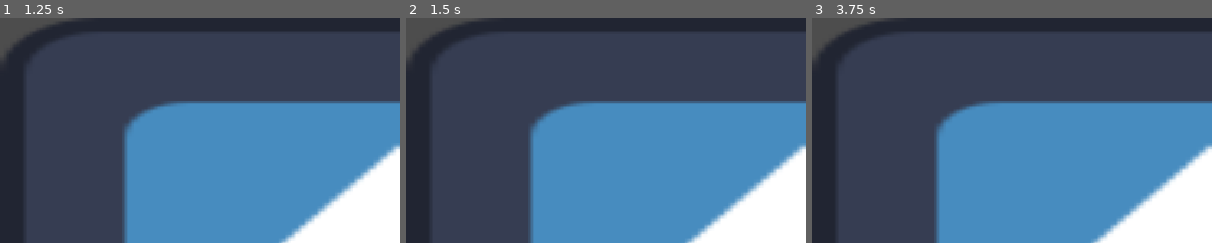
Above: before the commit, frames 1-3 (left to right).
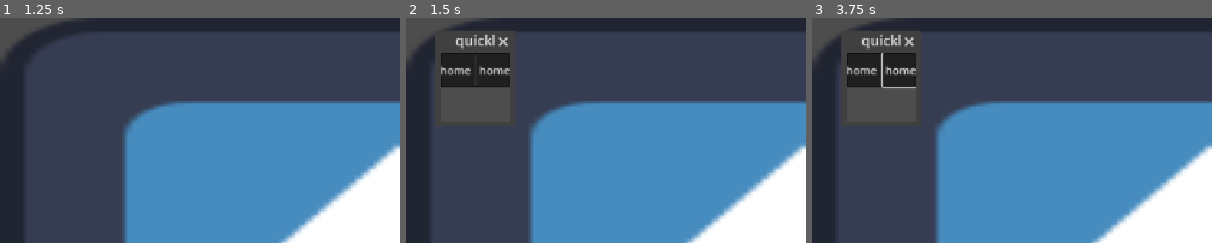
Above: after the commit, the same moments.

Repository: TotsllyRandom/employ-os
Game: Godot game, scene res://scenes/desktop.tscn
Same seed, same stepped clock (60 frames per second), same inputs: the game is played once before the commit and once after it. The engine's default icon, where the game draws it, is replaced by a stand-in: a white triangle on a blue panel in a dark square.
Inputs (mouse positions are % of the whole screen's width and height, from its top left):
- Up to frame 1 (1.25 s): tap Enter at 0.5 s; move the mouse to (72, 45) at 0.52 s; hold Right from 0.53 s (still down); tap Alt at 0.6 s; click (72, 45) at 0.67 s
- Up to frame 2 (1.5 s): tap Space (Make Window Debug, bound only after the commit) at 1.25 s; move the mouse to (30, 55) at 1.27 s; release Right at 1.28 s; hold Down from 1.28 s (still down); tap Shift at 1.35 s
- Up to frame 3 (3.75 s): release Down at 2 s; click (6, 12) at 2 s, where only the run after the commit has a clickable "home"; click (11, 12) at 2.75 s, where only the run after the commit has a clickable "home"; tap Enter at 3.5 s; move the mouse to (60, 28) at 3.52 s; hold Right from 3.53 s (still down); tap Alt at 3.6 s
The pictures show only the part of the screen within x 0-50%, y 0-50%; the shares and areas given below are measured in that part.

Frame 1 is identical in both runs. In frame 2, 3.5% of the frame differs, in the area x 7-26%, y 5-31%; in frame 3, 3.5%, in the area x 7-26%, y 5-32%.

Commit message:
Basic window structure

Diff:
--- a/project.godot
+++ b/project.godot
@@ -19,6 +19,7 @@
 
 Settings="*res://scripts/Globals/Settings.gd"
 GameTime="*res://scripts/Globals/Time.gd"
+Applicatons="*uid://cf82ilfv43iyt"
 
 [display]
 
@@ -38,6 +39,14 @@
 
 theme/custom="uid://cjrt0rpauo24a"
 
+[input]
+
+"Make Window Debug"={
+"deadzone": 0.2,
+"events": [Object(InputEventKey,"resource_local_to_scene":false,"resource_name":"","device":-1,"window_id":0,"alt_pressed":false,"shift_pressed":false,"ctrl_pressed":false,"meta_pressed":false,"pressed":false,"keycode":0,"physical_keycode":32,"key_label":0,"unicode":32,"location":0,"echo":false,"script":null)
+]
+}
+
 [physics]
 
 3d/physics_engine="Jolt Physics"
--- a/scenes/application.tscn
+++ b/scenes/application.tscn
@@ -1,6 +1,6 @@
 [gd_scene format=3 uid="uid://dv8doavmxjs08"]
 
-[ext_resource type="Script" uid="uid://cf82ilfv43iyt" path="res://scripts/applications.gd" id="1_r2gvc"]
+[ext_resource type="Script" uid="uid://cf82ilfv43iyt" path="res://scripts/Globals/applications.gd" id="1_r2gvc"]
 
 [node name="application" type="Control" unique_id=563862692]
 layout_mode = 3
--- /dev/null
+++ b/scenes/apps/quickloans.tscn
@@ -0,0 +1,34 @@
+[gd_scene format=3 uid="uid://dv8uyxba1qeg8"]
+
+[node name="Quickloans" type="Control" unique_id=661380680]
+layout_mode = 3
+anchors_preset = 15
+anchor_right = 1.0
+anchor_bottom = 1.0
+grow_horizontal = 2
+grow_vertical = 2
+
+[node name="Panel" type="Panel" parent="." unique_id=592873805]
+layout_mode = 1
+anchors_preset = 10
+anchor_right = 1.0
+offset_bottom = 50.0
+grow_horizontal = 2
+
+[node name="HBoxContainer" type="HBoxContainer" parent="Panel" unique_id=873846709]
+layout_mode = 1
+anchors_preset = 15
+anchor_right = 1.0
+anchor_bottom = 1.0
+grow_horizontal = 2
+grow_vertical = 2
+
+[node name="Button" type="Button" parent="Panel/HBoxContainer" unique_id=614929655]
+layout_mode = 2
+size_flags_horizontal = 3
+text = "home"
+
+[node name="Button2" type="Button" parent="Panel/HBoxContainer" unique_id=734232578]
+layout_mode = 2
+size_flags_horizontal = 3
+text = "home"
--- a/scenes/desktop.tscn
+++ b/scenes/desktop.tscn
@@ -1,5 +1,6 @@
 [gd_scene format=3 uid="uid://d0r1o6scg2dwu"]
 
+[ext_resource type="Script" uid="uid://ddafkpq5yvtgb" path="res://scripts/desktop.gd" id="1_7gre8"]
 [ext_resource type="Texture2D" uid="uid://bnadfxnwsfl7m" path="res://icon.svg" id="1_xxa2h"]
 
 [node name="desktop" type="Control" unique_id=902827831]
@@ -9,6 +10,7 @@
 anchor_bottom = 1.0
 grow_horizontal = 2
 grow_vertical = 2
+script = ExtResource("1_7gre8")
 metadata/_edit_use_anchors_ = true
 
 [node name="desktopImage" type="TextureRect" parent="." unique_id=633953939]
--- /dev/null
+++ b/scripts/Globals/applications.gd
@@ -0,0 +1,7 @@
+extends Control
+
+
+
+
+func _ready() -> void:
+	pass # Replace with function body.
--- a/scripts/applications.gd
+++ /dev/null
@@ -1,17 +0,0 @@
-extends Control
-
-## The identity of the current app
-@export var APP_NAME: String = "":
-	set(new):
-
-		if APP_NAME == "":
-			return
-		APP_NAME = new
-
-
-func _ready() -> void:
-	pass # Replace with function body.
-
-
-func _process(delta: float) -> void:
-	pass
--- /dev/null
+++ b/scripts/desktop.gd
@@ -0,0 +1,23 @@
+extends Control
+
+var window_script = load("res://scripts/window.gd")
+
+# Called when the node enters the scene tree for the first time.
+func _ready() -> void:
+	pass # Replace with function body.
+
+
+# Called every frame. 'delta' is the elapsed time since the previous frame.
+func _process(delta: float) -> void:
+	if Input.is_action_just_pressed("Make Window Debug"):
+		make_window("quickloans")
+
+func make_window(app:String):
+	var win = Window.new()
+	win.title = app
+	win.set_script(window_script)
+	win.close_requested.connect(win.close)
+	win.position = Vector2i(
+		50,50
+	)
+	add_child(win)
--- /dev/null
+++ b/scripts/window.gd
@@ -0,0 +1,9 @@
+extends Window
+
+func _ready():
+	var scene = load("res://scenes/apps/" + title + ".tscn")
+	if scene:
+		add_child(scene.instantiate())
+
+func close():
+	queue_free()
Renamed: scripts/applications.gd.uid -> scripts/Globals/applications.gd.uid
Not shown, added: scripts/desktop.gd.uid
Not shown, added: scripts/window.gd.uid
